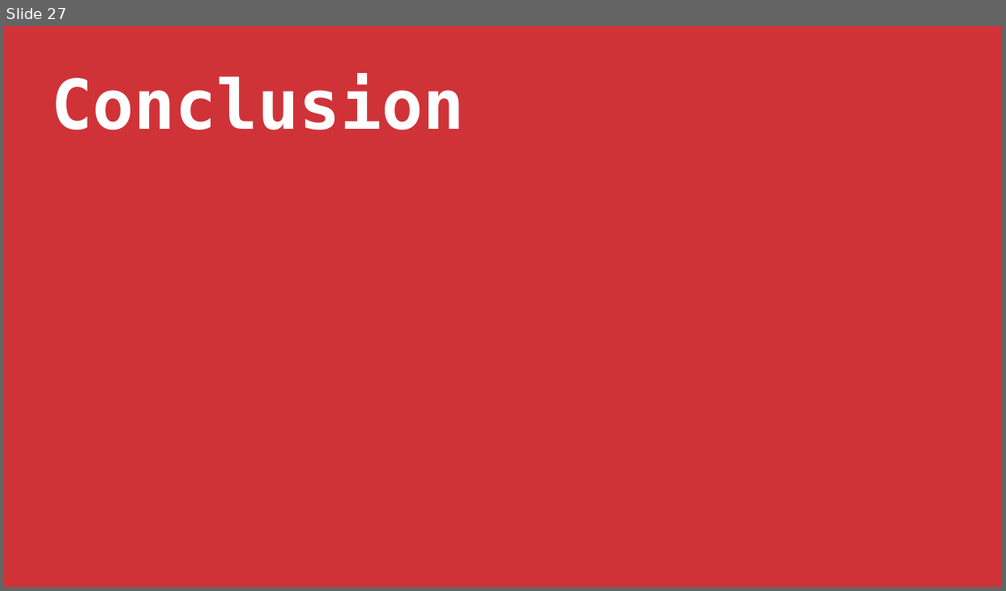
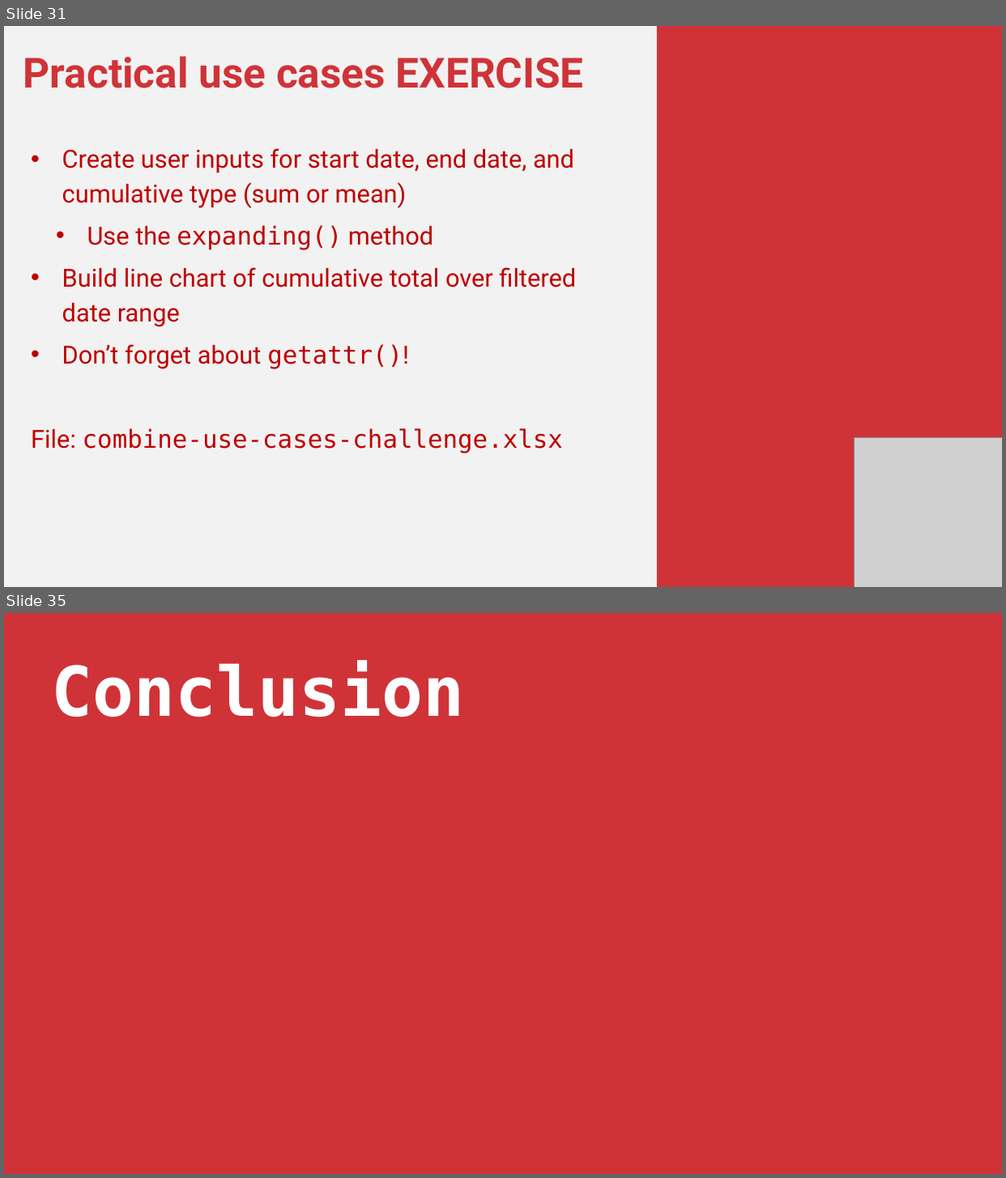
Before and after one commit to stringfestdata/global-excel-summit-python-in-excel-2025, a slide deck: python-in-excel-for-enhanced-data-analytics.pptx. Shown one above the other, each under a label of ours: slide 27 before the commit, slides 31 and 35 after it; the slides between them are not shown. The pictures are 1006x591 and 1006x1178 pixels, drawn with LibreOffice and Linux fonts; fonts in the diff are those of the drawing; grey boxes stand for pictures. Boxes give left, top, right and bottom in pixels: in the first picture for what was removed or moved away, otherwise in the second. Text is boxed around its words. In the diff, an @@ line names an element or a change of style, - is before the commit and + after.

```diff
--- a/python-in-excel-for-enhanced-data-analytics.pptx
+++ b/python-in-excel-for-enhanced-data-analytics.pptx
@@ slide 31 added at box(4, 26, 1002, 587), background #F2F2F2 @@
@@ rectangle added at box(657, 26, 1002, 587), fill #CF3338 @@
@@ text added at box(23, 56, 584, 454), 36 pt, text #C00000 @@
+Practical use cases EXERCISE
+• Create user inputs for start date, end date, and cumulative type (sum or mean)
+  • Use the expanding() method
+• Build line chart of cumulative total over filtered date range
+• Don’t forget about getattr()!
+File: combine-use-cases-challenge.xlsx
@@ picture added at box(854, 437, 1002, 587) @@
@@ what was slide 27 is now slide 35 @@
```
Also in this commit, not shown: 1 slide changed, 8 other slides added, 42 other files.
